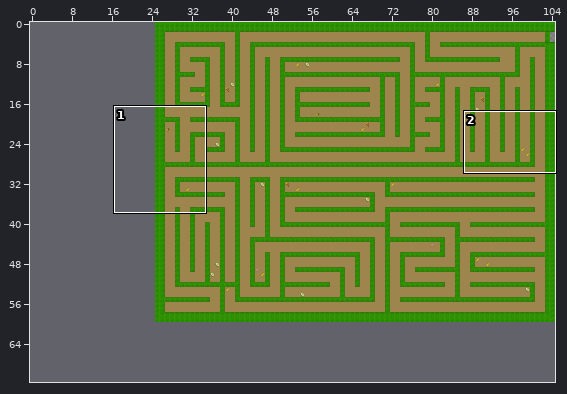
A Tiled map gets an edit: android/assets/tilemaps/peking/maze.tmx. Above: a wide view before the commit, with the close-up outlined.
Close-up. First the earlier version:
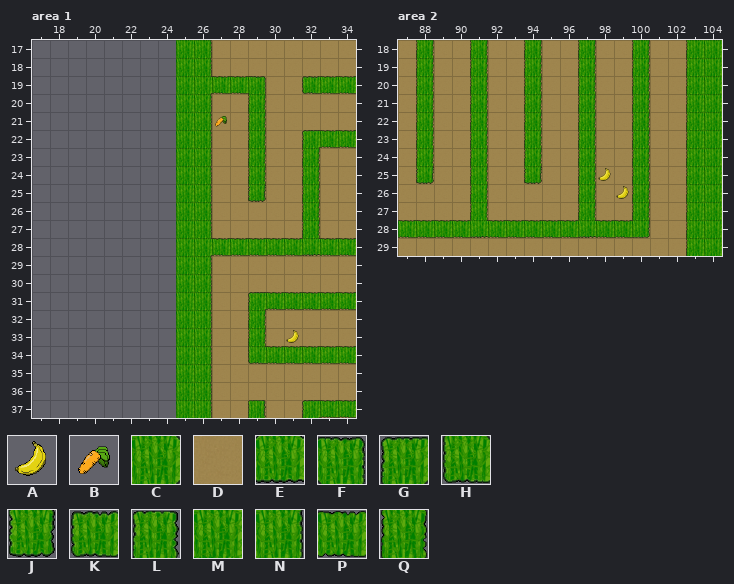
Cells are 64x64 px. Shown: area 1 x 17..34, y 17..37; area 2 x 87..104, y 18..29. The commit also changed other parts of the map, which this record leaves out.
Key: from "good_objects": A 1, B 2; from "tileset": C 0, D 1, E 8, F 9, G 11, H 12, J 13, K 14, L 16, M 17, N 20, P 21, Q 22.
_ is an empty cell, # one hidden under a higher layer.
Layers that did not change in this view are not listed.
Layer "ground" before, area 1, first column x 17:
17 ________#DDDDDDDDD
18 ________#DDDDDDDDD
19 ________#DDDDDDDDD
20 ________#DDDDDDDDD
21 ________#DDDDDDDDD
22 ________#DDDDDDDDD
23 ________#DDDDDDDDD
24 ________#DDDDDDDDD
25 ________#DDDDDDDDD
26 ________#DDDDDDDDD
27 ________#DDDDDDDDD
28 ________#DDDDDDDDD
29 ________#DDDDDDDDD
30 ________#DDDDDDDDD
31 ________#DDDDDDDDD
32 ________#DDDDDDDDD
33 ________#DDDDDDDDD
34 ________#DDDDDDDDD
35 ________#DDDDDDDDD
36 ________#DDDDDDDDD
37 ________#DDDDDDDDD
Layer "wall_tiles" before, area 1, first column x 17:
17 ________MN________
18 ________MN________
19 ________MCPPF__KPP
20 ________MN__Q_____
21 ________MN__Q_____
22 ________MN__Q__GPP
23 ________MN__Q__Q__
24 ________MN__Q__Q__
25 ________MN__J__Q__
26 ________MN_____Q__
27 ________MN_____Q__
28 ________MCPPPPPEPP
29 ________MN________
30 ________MN________
31 ________MN__GPPPPP
32 ________MN__Q_____
33 ________MN__Q_____
34 ________MN__HPPPPP
35 ________MN________
36 ________MN________
37 ________MN__L__GPP
After the commit:
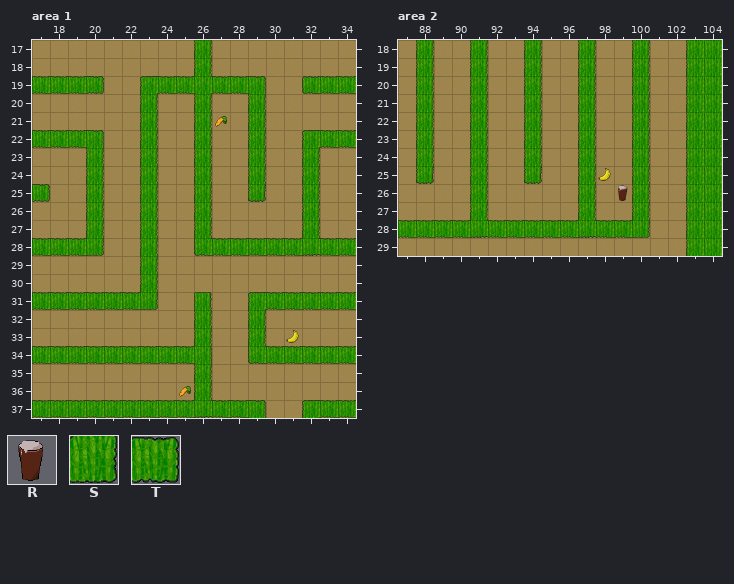
Further tiles: from "bad_objects": R 1; from "tileset": S 10, T 15.
The exact change:
Layer "ground", area 1:
y 17..37: x 17..24 ________ -> DDDDDDDD
Layer "wall_tiles", area 1:
y 17..18: x 25..26 MN -> _Q
y 19: x 17..20 ____ -> PPPT; x 23..25 __M -> GPP
y 20..21: x 23 _ -> Q; x 25..26 MN -> _Q
y 22: x 17..20 ____ -> PPPF; x 23 _ -> Q; x 25..26 MN -> _Q
y 23..24: x 20 _ -> Q; x 23 _ -> Q; x 25..26 MN -> _Q
y 25: x 17 _ -> T; x 20 _ -> Q; x 23 _ -> Q; x 25..26 MN -> _Q
y 26..27: x 20 _ -> Q; x 23 _ -> Q; x 25..26 MN -> _Q
y 28: x 17..20 ____ -> PPPS; x 23 _ -> Q; x 25..26 MC -> _H
y 29..30: x 23 _ -> Q; x 25..26 MN -> __
y 31: x 17..23 _______ -> PPPPPPS; x 25..26 MN -> _L
y 32..33: x 25..26 MN -> _Q
y 34: x 17..25 ________M -> PPPPPPPPP
y 35..36: x 25..26 MN -> _Q
y 37: x 17..29 ________MN__L -> PPPPPPPPPEPPF
Layer "good_tiles", area 1:
y 36: x 25 _ -> B
Layer "bad_tiles", area 2:
y 26: x 99 A -> R
